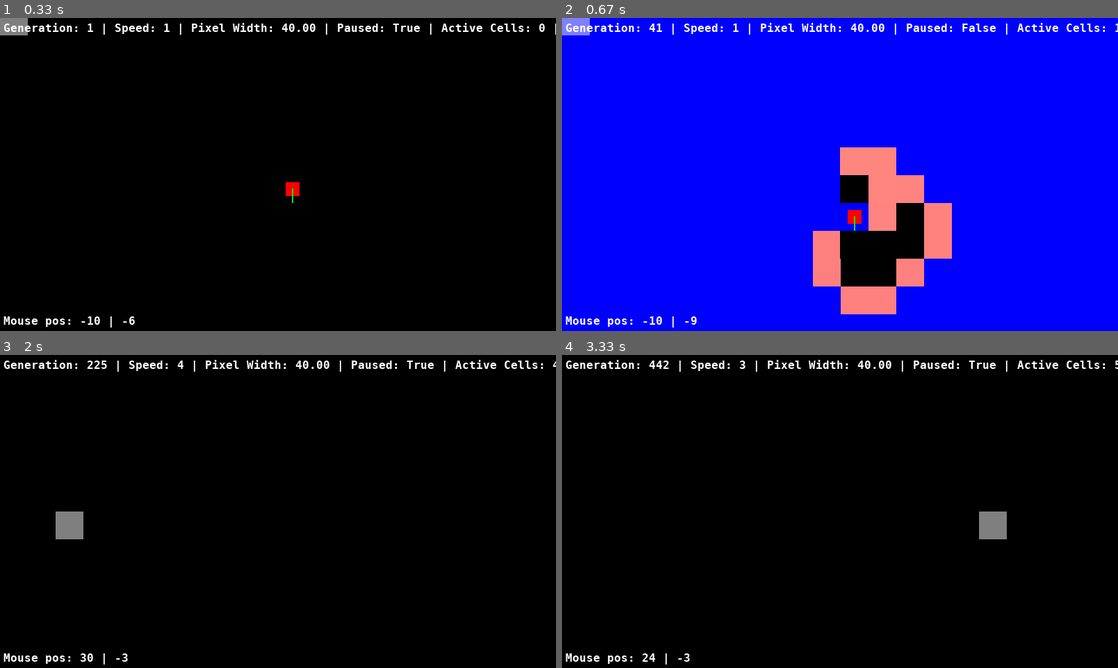
Above: before the commit, frames 1-4 (two rows, left to right).
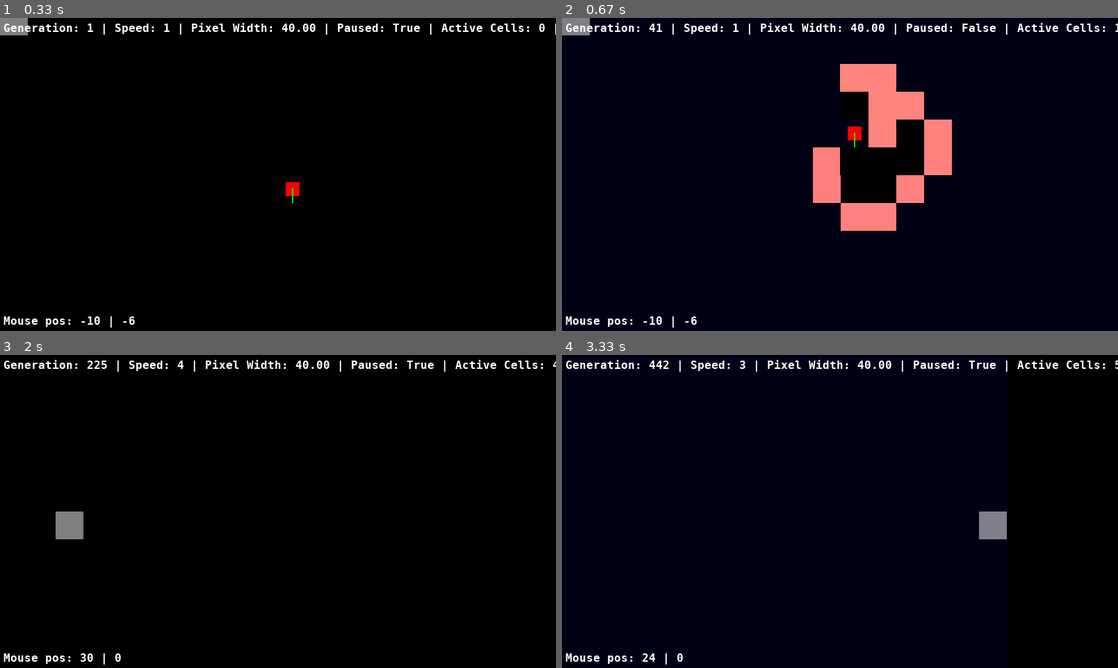
Above: after the commit, the same moments.

Repository: Belissimo-T/LangtonsAnt
Game: pygame game, started from main_pygame.py
Same seed, same stepped clock (60 frames per second), same inputs: the game is played once before the commit and once after it.
Inputs (mouse positions are in pixels of both pictures, inside the frame that each line leads up to):
- Up to frame 1 (0.33 s): no input
- Up to frame 2 (0.67 s): tap Space at 0.33 s
- Up to frame 3 (2 s): hold R 0.67-1.13 s; hold Right 0.67-1.13 s; hold D 0.67-1.13 s; move the mouse to (328, 436) at 0.7 s; hold Right 1.17-1.63 s; hold D 1.17-1.63 s; move the mouse to (328, 430) at 1.2 s; tap Space at 1.23, 1.53, 1.73 s; hold Right from 1.67 s (still down); hold D from 1.67 s (still down); move the mouse to (72, 517) at 1.7 s
- Up to frame 4 (3.33 s): tap Space at 2.03, 2.23, 2.53, 2.8, 3.1, 3.23 s; release Right at 2.13 s; release D at 2.13 s; hold Left 2.17-2.7 s; hold A 2.17-2.7 s; move the mouse to (650, 436) at 2.2 s; tap X at 2.32 s; hold Left 2.73-3.13 s; hold A 2.73-3.13 s; move the mouse to (823, 495) at 2.77 s; hold Right from 3.17 s (still down); hold D from 3.17 s (still down); move the mouse to (984, 514) at 3.2 s

Frame 1 is identical in both runs. In frame 2, 95% of the frame differs, in the area x 0-100%, y 0-100%; in frame 3, less than 0.1%; in frame 4, less than 0.1%.

Commit message:
minor fixes

Diff:
--- a/langtons_ant_model.py
+++ b/langtons_ant_model.py
@@ -112,5 +112,5 @@
             f"Speed: {self.speed} | "
             f"Pixel Width: {self.pixel_width:.2f} | "
             f"Paused: {self.paused} | "
-            f"Active Cells: {len(self.model.grid)}"
+            f"Active Cells: {len(self.model.grid):,d}"
         )
--- a/main_pygame.py
+++ b/main_pygame.py
@@ -7,7 +7,7 @@
     def __init__(self):
         self.window = pygame.display.set_mode((800, 450), pygame.RESIZABLE)
         pygame.display.set_caption("Langton's Ant")
-        self.single_surface_dimension = 100
+        self.single_surface_dimension = 25
         self.surfaces: dict[tuple[int, int], pygame.Surface] = {}
         self.mouse_button_down = False
         self.curr_mouse_pos: tuple[int, int] = (0, 0)
@@ -56,7 +56,7 @@
                     if event.key == pygame.K_SPACE:
                         self.paused = not self.paused
                     if event.key == pygame.K_r:
-                        self.model = LangtonsAntModel()
+                        self.model = LangtonsAntModel(grid_changed_callback=self.set_surface_pixel)
                         self.surfaces = {}
                     if event.key == pygame.K_RIGHT:
                         self.speed += 1
@@ -109,7 +109,7 @@
 
             # draw info
             info_text = self.font.render(
-                self.get_info_text() + f" | Pages: {len(self.surfaces)}",
+                self.get_info_text() + f" | Pages: {len(self.surfaces):,d}",
                 True, (255, 255, 255)
             )
             self.window.blit(info_text, (5, 5))
@@ -125,14 +125,14 @@
             self.clock.tick(120)
 
     def set_surface_pixel(self, model_pos: tuple[int, int], state: int):
-        self.view_position = -self.model.x, -self.model.y
+        # self.view_position = -self.model.x, -self.model.y
 
         surface_pos = (model_pos[0] // self.single_surface_dimension,
                        model_pos[1] // self.single_surface_dimension)
 
         if surface_pos not in self.surfaces:
             self.surfaces[surface_pos] = pygame.Surface((self.single_surface_dimension,) * 2)
-            self.surfaces[surface_pos].fill((0, 0, 255))
+            self.surfaces[surface_pos].fill((0, 0, 20))
 
         surface = self.surfaces[surface_pos]
 
